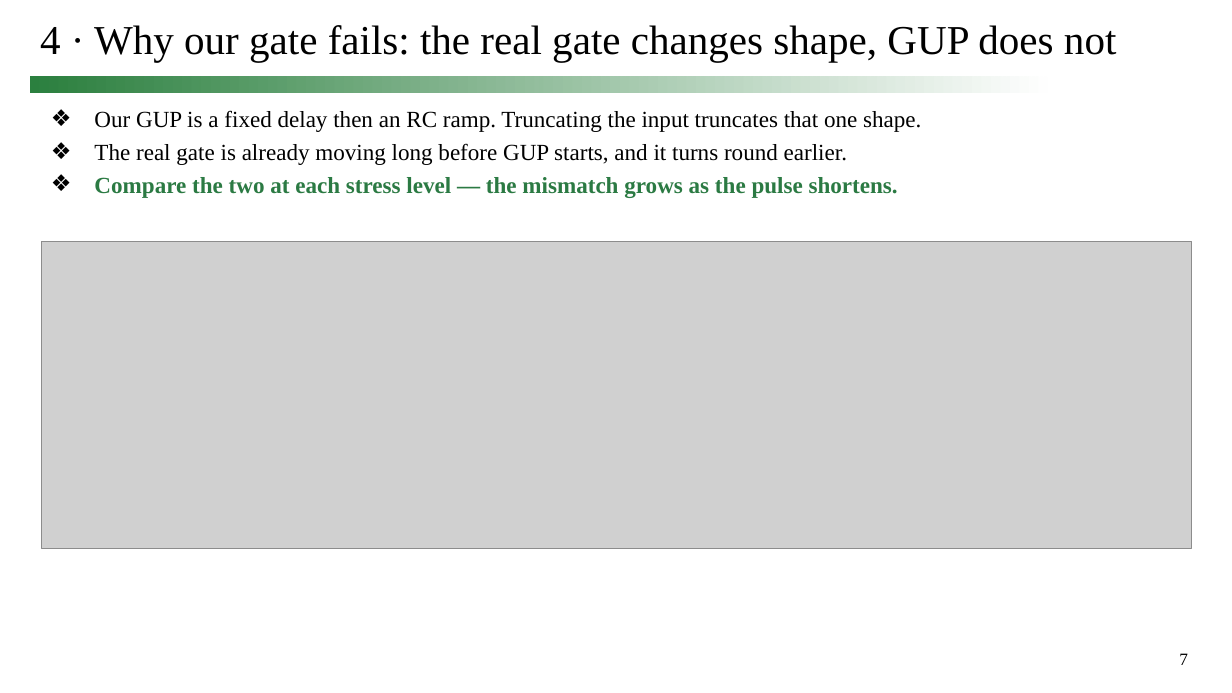
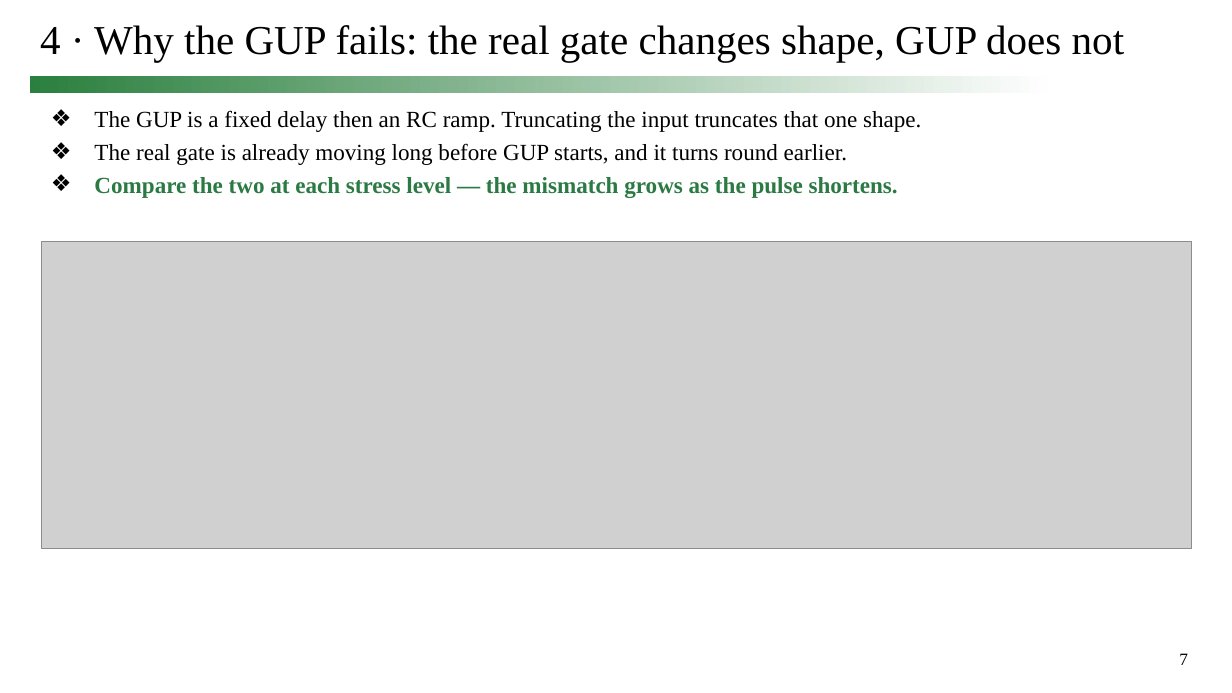
Before and after one commit to simon9721/ibis_comparison, a slide deck: slide 7 of results/meeting_deck_2026-09-24/0924_track1_story.pptx. Drawn at 1232x693 pixels with LibreOffice and Linux fonts; fonts in the diff are those of the drawing; grey boxes stand for pictures. Boxes give left, top, right and bottom in pixels: in the first picture for what was removed or moved away, otherwise in the second. Text is boxed around its words. In the diff, an @@ line names an element or a change of style, - is before the commit and + after.

```diff
--- a/results/meeting_deck_2026-09-24/0924_track1_story.pptx
+++ b/results/meeting_deck_2026-09-24/0924_track1_story.pptx
@@ title at box(40, 25, 1124, 62): text changed @@
-4 · Why our gate fails: the real gate changes shape, GUP does not
+4 · Why the GUP fails: the real gate changes shape, GUP does not
@@ text at box(94, 110, 921, 132): text changed @@
-❖ Our GUP is a fixed delay then an RC ramp. Truncating the input truncates that one shape.
+❖ The GUP is a fixed delay then an RC ramp. Truncating the input truncates that one shape.
```
Also in this commit, not shown: 13 other slides changed, 15 other files.
